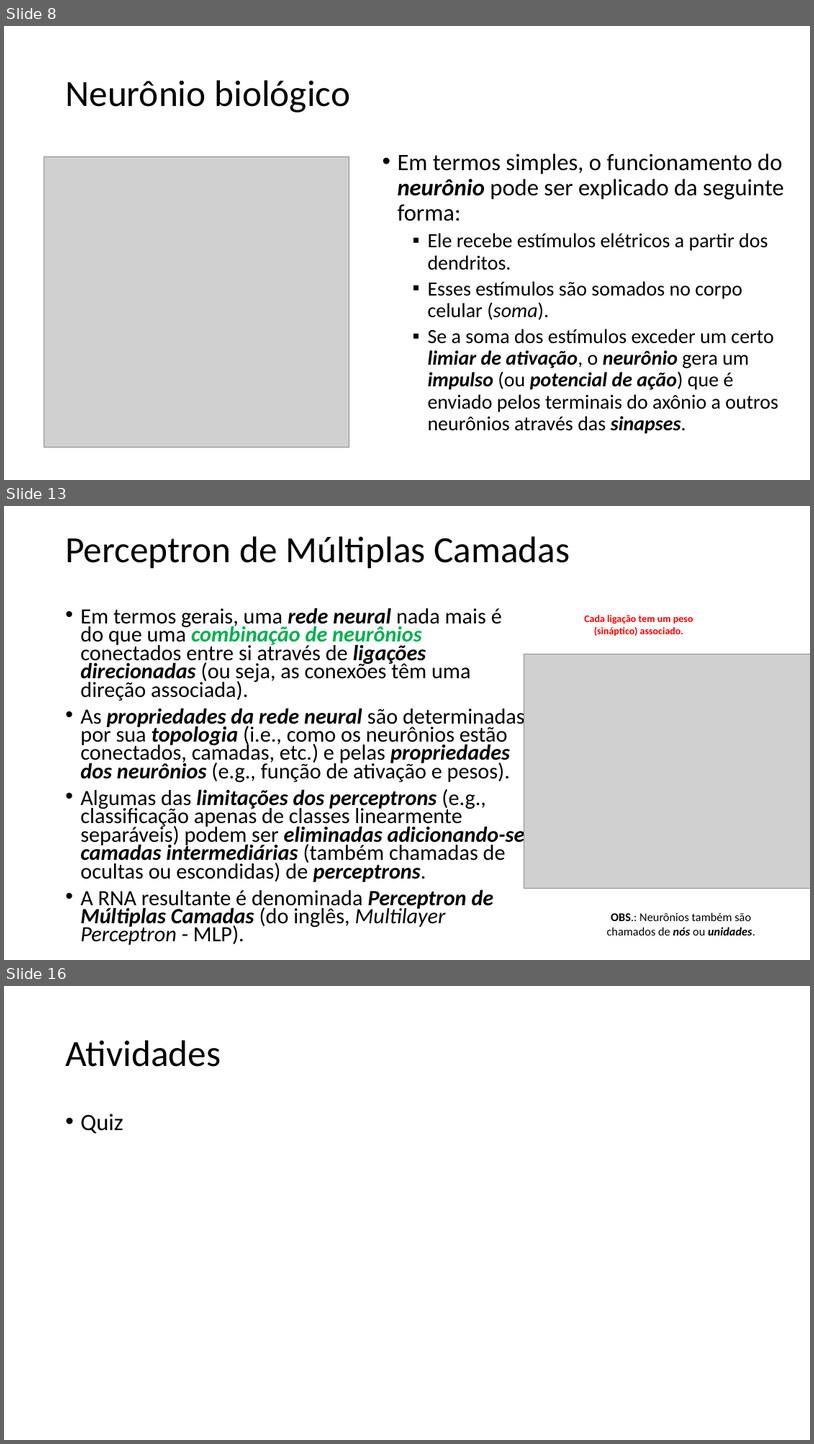
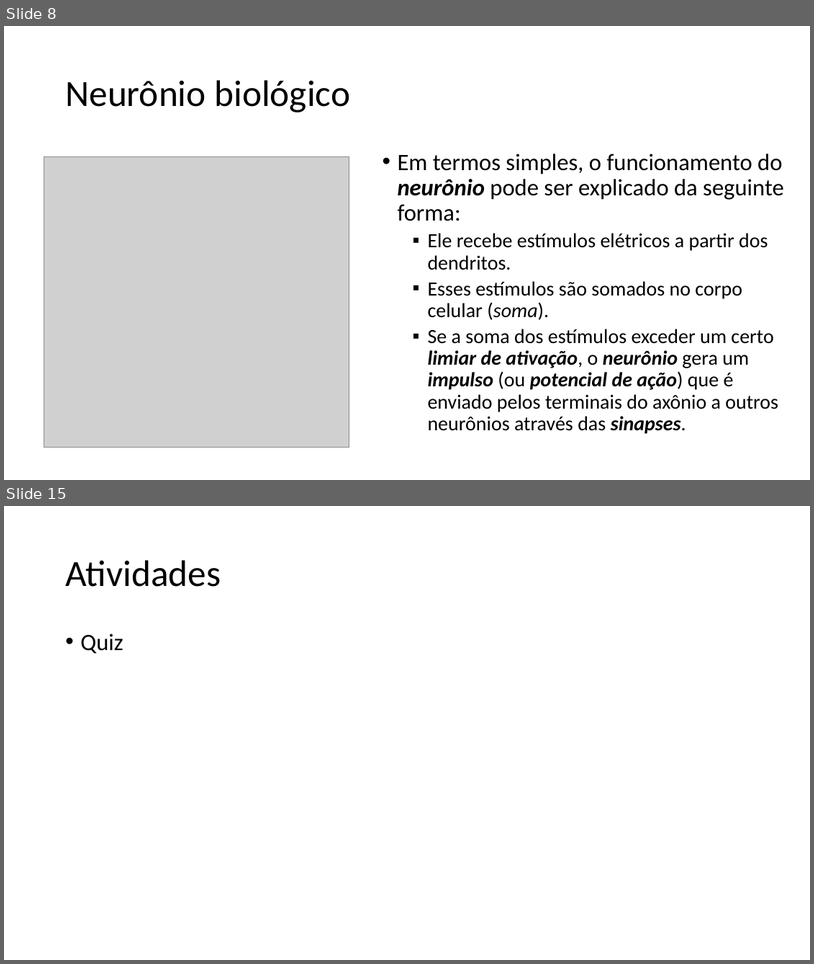
Before and after one commit to zz4fap/tp557-iot-ml, a slide deck: slides/TP557_3_Desafios_do_TinyML_machine_learning.pptx. Shown one above the other, each under a label of ours: slides 8, 13 and 16 before the commit, slides 8 and 15 after it; the slides between them are not shown. The pictures are 814x1444 and 814x964 pixels, drawn with LibreOffice and Linux fonts; fonts in the diff are those of the drawing; grey boxes stand for pictures. Boxes give left, top, right and bottom in pixels: in the first picture for what was removed or moved away, otherwise in the second. Text is boxed around its words. In the diff, an @@ line names an element or a change of style, - is before the commit and + after.

```diff
--- a/slides/TP557_3_Desafios_do_TinyML_machine_learning.pptx
+++ b/slides/TP557_3_Desafios_do_TinyML_machine_learning.pptx
@@ slide 13 removed at bbox=[4, 506, 810, 960], background #FFFFFF @@
@@ title removed at bbox=[65, 536, 570, 569] @@
-Perceptron de Múltiplas Camadas
@@ text removed at bbox=[80, 608, 525, 944] @@
-• Em termos gerais, uma rede neural nada mais é do que uma combinação de neurônios conectados entre si através de ligações direcionadas (ou seja, as conexões têm uma direção associada).
-• As propriedades da rede neural são determinadas por sua topologia (i.e., como os neurônios estão conectados, camadas, etc.) e pelas propriedades dos neurônios (e.g., função de ativação e pesos).
-• Algumas das limitações dos perceptrons (e.g., classificação apenas de classes linearmente separáveis) podem ser eliminadas adicionando-se camadas intermediárias (também chamadas de ocultas ou escondidas) de perceptrons.
-• A RNA resultante é denominada Perceptron de Múltiplas Camadas (do inglês, Multilayer Perceptron - MLP).
@@ text removed at bbox=[584, 615, 694, 636] @@
-Cada ligação tem um peso (sináptico) associado.
@@ picture removed at bbox=[525, 654, 810, 888] @@
@@ text removed at bbox=[607, 912, 756, 935] @@
-OBS.: Neurônios também são chamados de nós ou unidades.
@@ what was slide 16 is now slide 15 @@
```
Also in this commit, not shown: 5 slides changed, 3 slides added, 3 other slides removed, 3 other files.
